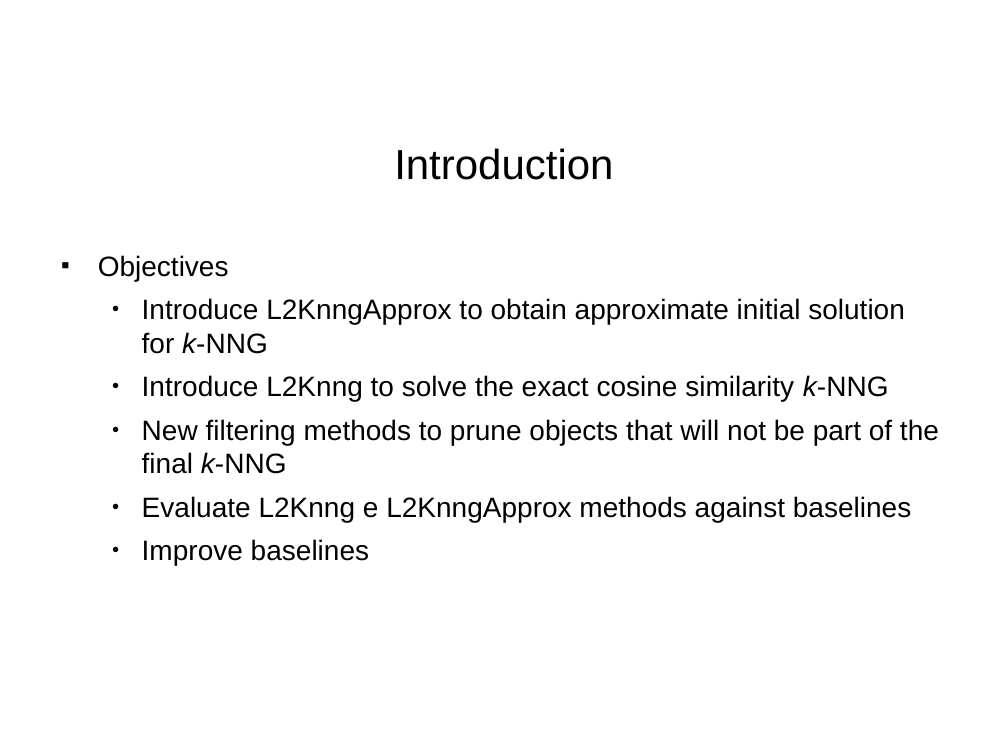
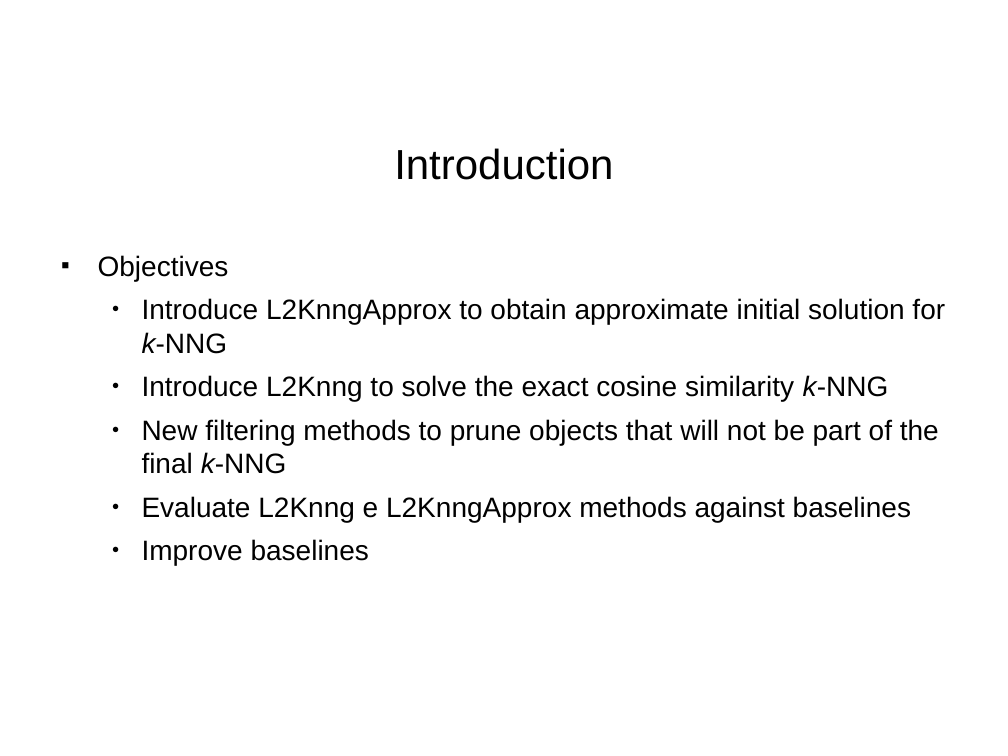
Before and after one commit to paulohq/apresentacao-L2KNNG, a slide deck: slide 7 of apresentacao-L2KNNG.ppt. Drawn at 1008x756 pixels with LibreOffice and Linux fonts; fonts in the diff are those of the drawing; background and template pictures are left out. Boxes give left, top, right and bottom in pixels: in the first picture for what was removed or moved away, otherwise in the second. Text is boxed around its words. In the diff, an @@ line names an element or a change of style, - is before the commit and + after.

Commit message:
Separação das páginas dos métodos L2Knng e approximate.

```diff
--- a/apresentacao-L2KNNG.ppt
+++ b/apresentacao-L2KNNG.ppt
@@ text "Objectives" at (x1=98, y1=255, x2=945, y2=565): indent changed @@
```
Also in this commit, not shown: 13 other slides changed, 1 slide added.
